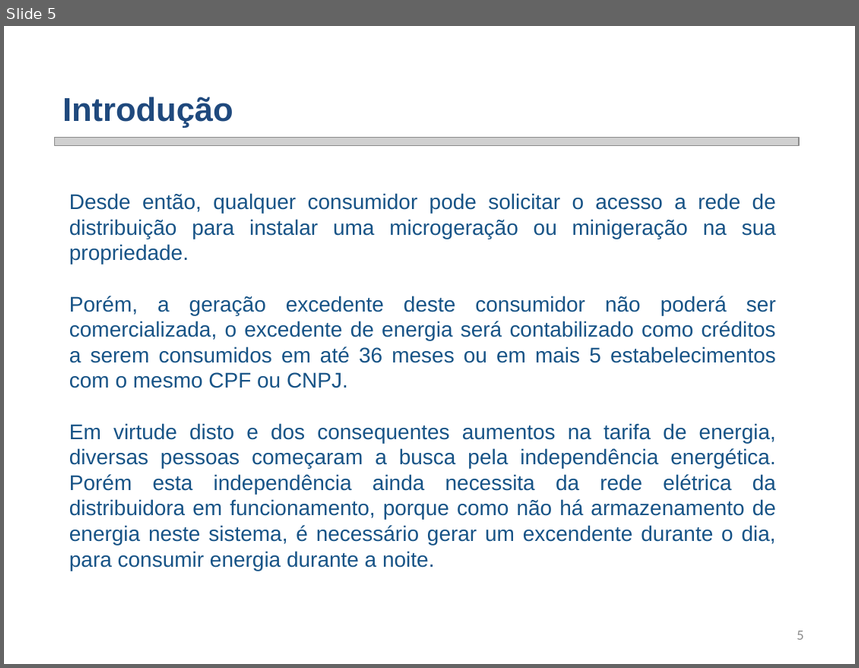
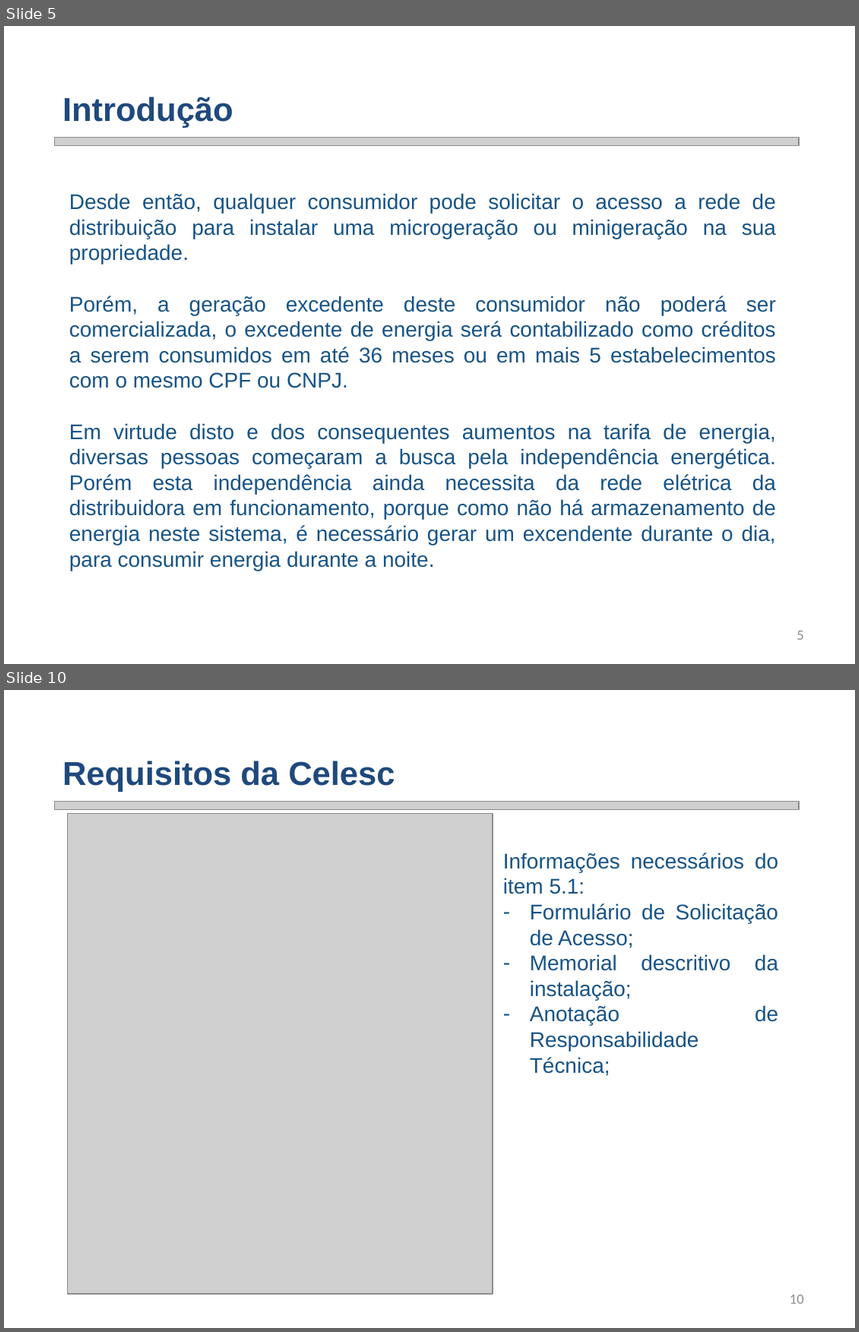
Before and after one commit to smarley2/SGR, a slide deck: Renes/Trabalho 2/SGR Trabalho 2 - Sistema Fotovoltaico.pptx. Shown one above the other, each under a label of ours: slide 5 before the commit, slides 5 and 10 after it; the slides between them are not shown. The pictures are 859x668 and 859x1332 pixels, drawn with LibreOffice and Linux fonts; fonts in the diff are those of the drawing; grey boxes stand for pictures; background and template pictures are left out. Boxes give left, top, right and bottom in pixels: in the first picture for what was removed or moved away, otherwise in the second. Text is boxed around its words. In the diff, an @@ line names an element or a change of style, - is before the commit and + after.

```diff
--- a/Renes/Trabalho 2/SGR Trabalho 2 - Sistema Fotovoltaico.pptx
+++ b/Renes/Trabalho 2/SGR Trabalho 2 - Sistema Fotovoltaico.pptx
@@ slide 10 added at (4, 690, 855, 1328), background picture (left out) @@
@@ text added at (63, 761, 395, 792), 28 pt, text #1F497D, bold @@
+Requisitos da Celesc
@@ picture added at (54, 802, 799, 810) @@
@@ picture added at (68, 813, 493, 1294) @@
@@ text added at (503, 853, 778, 1076), 18 pt, text #175386 @@
+  Informações necessários do item 5.1:
+  – Formulário de Solicitação de Acesso;
+  – Memorial descritivo da instalação;
+  – Anotação de Responsabilidade Técnica;
@@ page number added at (790, 1295, 804, 1304), 12 pt, text #8C8C8C @@
+10
```
Also in this commit, not shown: 2 slides changed, 17 other slides added, 25 slides removed, 23 other files.
